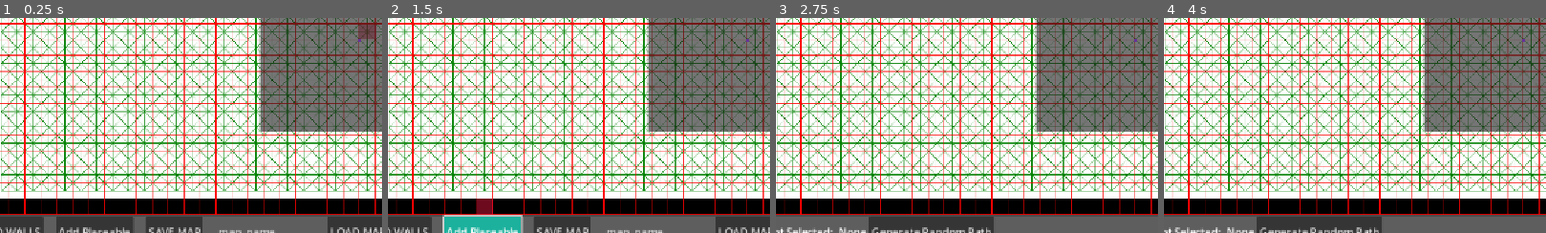
Above: before the commit, frames 1-4 (left to right).
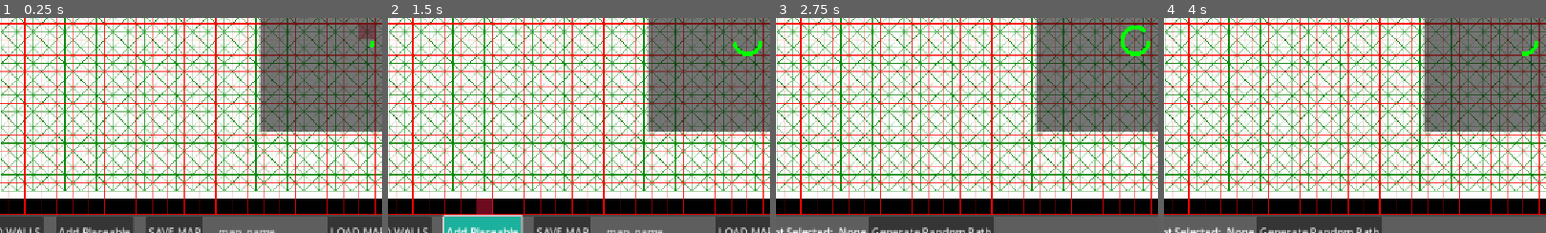
Above: after the commit, the same moments.

Repository: 702BH/GameAIProjects
Game: Godot game, scene res://ProgrammingGameAIByExample/Raven/raven_main_scene.tscn
Same seed, same stepped clock (60 frames per second), same inputs: the game is played once before the commit and once after it. The project has no main scene, so this scene is started directly.
Inputs:
- Up to frame 1 (0.25 s): no input
- Up to frame 2 (1.5 s): click "ADD WALLS" at 0.5 s; click "Add Placeable" at 1.25 s
- Up to frame 3 (2.75 s): click "RUN MAP" at 2 s
- Up to frame 4 (4 s): click "Play" at 2.75 s; click "Play" at 3.5 s
The pictures show only the part of the screen within x 3-53%, y 47-97%; the shares and areas given below are measured in that part.

The runs differ from the first frame. In frame 1, less than 0.1% of the frame differs, in the area x 93-98%, y 9-14%; in frame 2, 0.2%; in frame 3, 0.4%, in the area x 90-98%, y 3-18%; in frame 4, 0.1%.

Commit message:
Update animation.gd

Diff:
--- a/aiforgamesprojects/ProgrammingGameAIByExample/Raven/animation.gd
+++ b/aiforgamesprojects/ProgrammingGameAIByExample/Raven/animation.gd
@@ -1,6 +1,41 @@
 extends Control
 
+var point1 : Vector2 = Vector2(0,0)
+@export_range(1, 1000) var segments : int = 64
+@export var width : int = 6
+@export var color : Color = Color.GREEN
+@export var antialiasing : bool = false
+
+var _point2 : Vector2
+var radius := 20.0
+var angle := 0.0
+var speed := 2.0
+
+func _ready() -> void:
+	#point1 = Vector2(size.x/2, size.y/2)
+	_point2 = Vector2(0, 0)
 
 
-func _draw() -> void:
-	draw_circle(Vector2(size.x/2, size.y/2), 3.0, Color.REBECCA_PURPLE)
+func _process(delta: float) -> void:
+	angle += speed * delta
+	if angle > TAU:
+		angle = 0.0
+	queue_redraw()
+
+func _draw():
+	draw_set_transform(Vector2(size.x/2, size.y/2))
+	var _p2 = point1 + Vector2.from_angle(angle) * radius
+	draw_arc(point1, radius, 0, angle, segments, color, width)
+	## Average points to get center.
+	#var center : Vector2 = Vector2((_point2.x + point1.x) / 2,
+								   #(_point2.y + point1.y) / 2)
+	## Calculate the rest of the arc parameters.
+	#var radius : float = point1.distance_to(_point2) / 2
+	#var start_angle : float = (_point2 - point1).angle()
+	#var end_angle : float = (point1 - _point2).angle()
+	#if end_angle < 0:  # end_angle is likely negative, normalize it.
+		#end_angle += TAU
+#
+	## Finally, draw the arc.
+	#draw_arc(center, radius, start_angle, end_angle, segments, color,
+			 #width, antialiasing)
